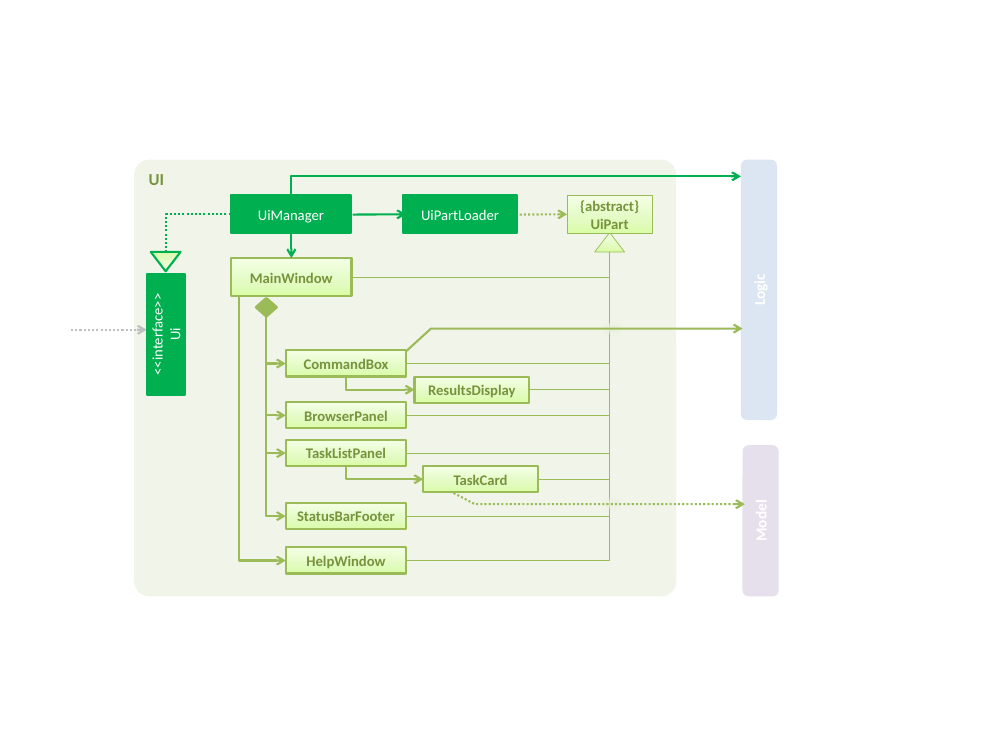
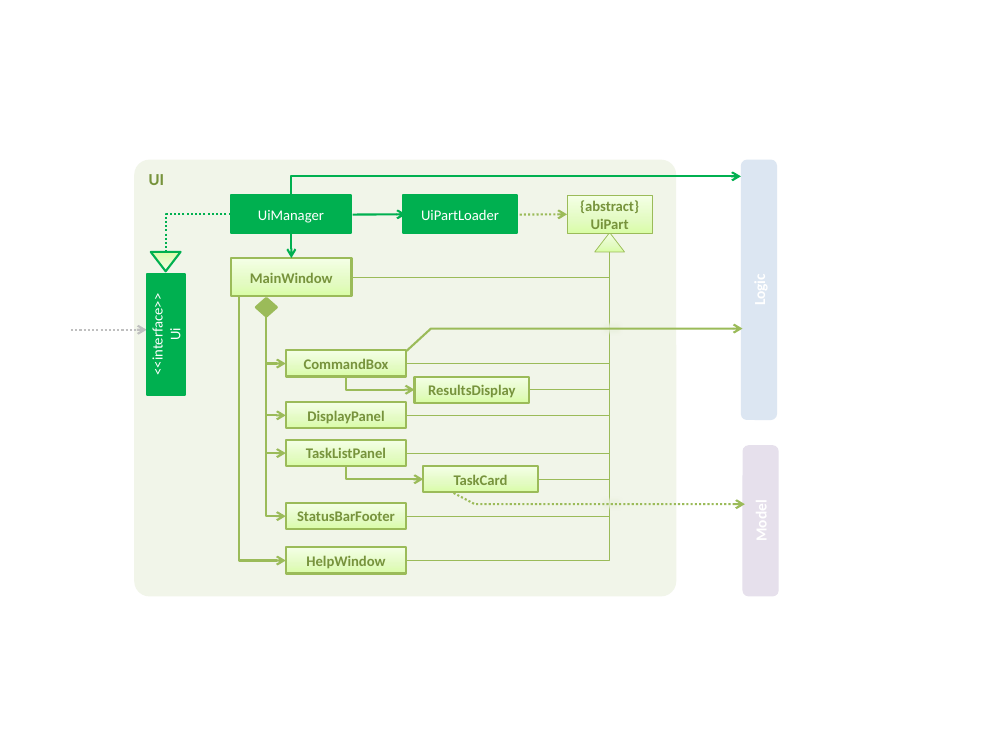
Before and after one commit to turtle96/taskell, a slide deck: slide 4 of docs/diagrams/Diagrams.pptx. Drawn at 1008x756 pixels with LibreOffice and Linux fonts; fonts in the diff are those of the drawing. Boxes give left, top, right and bottom in pixels: in the first picture for what was removed or moved away, otherwise in the second. Text is boxed around its words. In the diff, an @@ line names an element or a change of style, - is before the commit and + after.

```diff
--- a/docs/diagrams/Diagrams.pptx
+++ b/docs/diagrams/Diagrams.pptx
@@ text in rectangle at (307, 411, 384, 423): text changed @@
-BrowserPanel
+DisplayPanel
```
Also in this commit, not shown: 1 other file.
